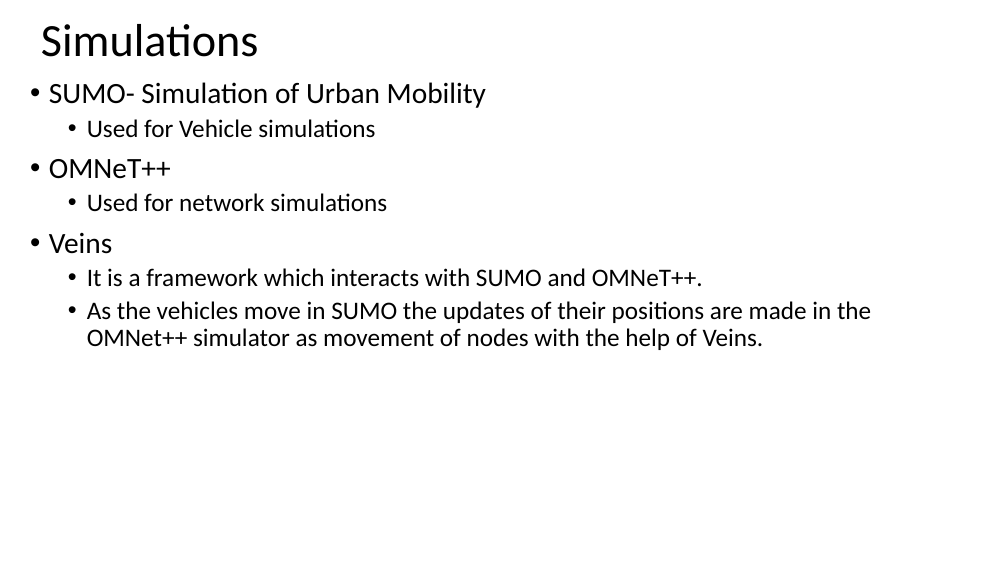
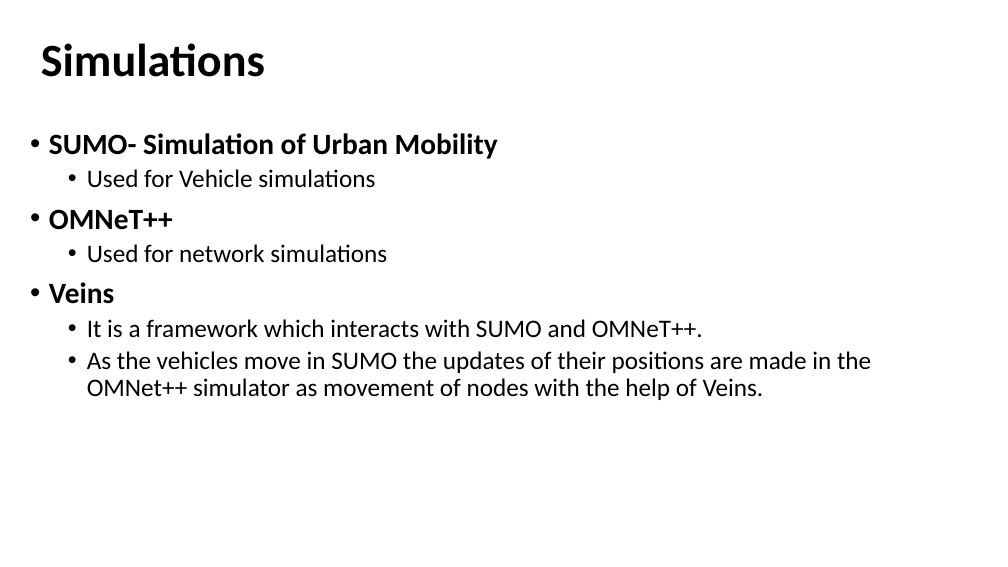
Before and after one commit to anuj-dimri25/Random-Delay-and-Indirections, a slide deck: slide 28 of proposal_dec.pptx (slide 24 before the commit). Drawn at 1008x567 pixels with LibreOffice and Linux fonts; fonts in the diff are those of the drawing. Boxes give left, top, right and bottom in pixels: in the first picture for what was removed or moved away, otherwise in the second. Text is boxed around its words. In the diff, an @@ line names an element or a change of style, - is before the commit and + after.

```diff
--- a/proposal_dec.pptx
+++ b/proposal_dec.pptx
@@ title "Simulations": place and size @@
-title "Simulations" at box(41, 24, 259, 57)
+title "Simulations" at box(41, 43, 265, 77)
@@ title "Simulations" at box(41, 43, 265, 77): bold on @@
@@ text "SUMO- Simulation of Urban Mobility": place and size @@
-text "SUMO- Simulation of Urban Mobility" at box(49, 82, 871, 350)
+text "SUMO- Simulation of Urban Mobility" at box(49, 133, 871, 400)
@@ text at box(49, 133, 498, 304): bold on in "SUMO- Simulation of Urban Mobility", "OMNeT++", "Veins" @@
```
Also in this commit, not shown: 24 other slides changed, 10 slides added, 2 slides removed.
